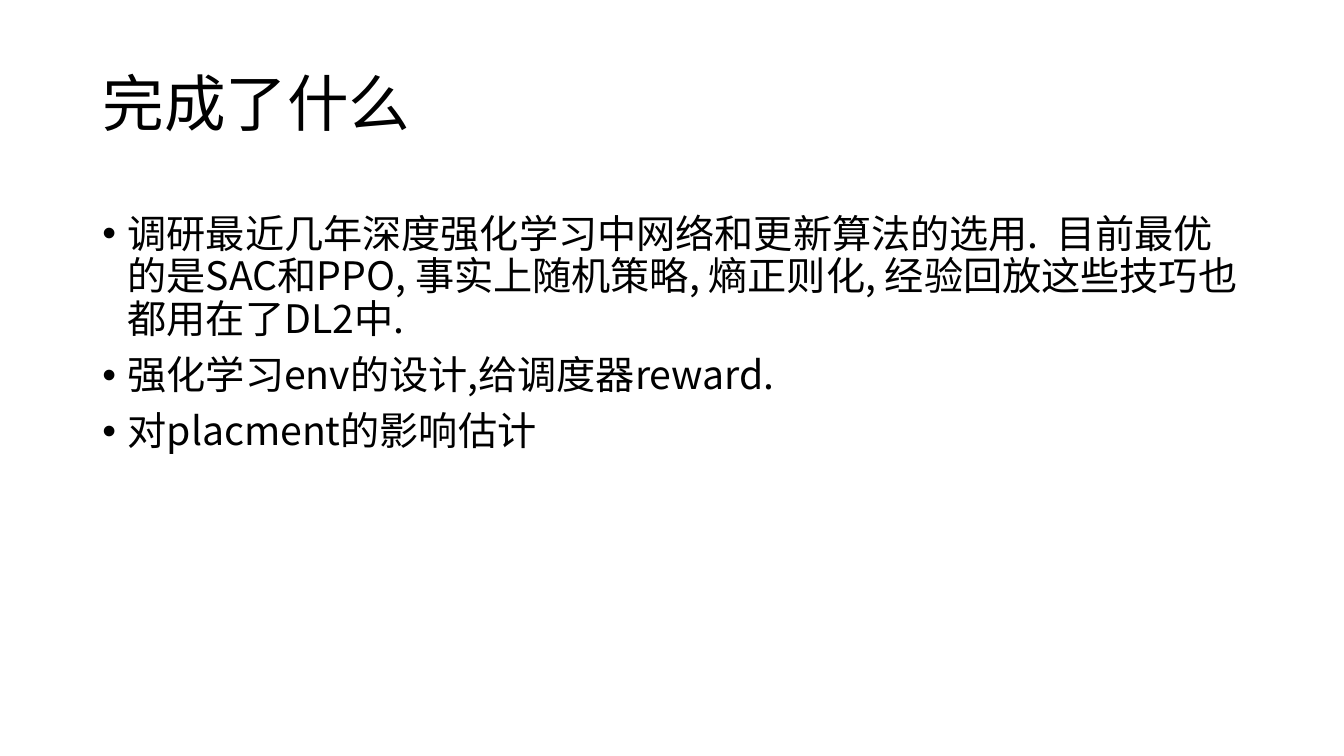
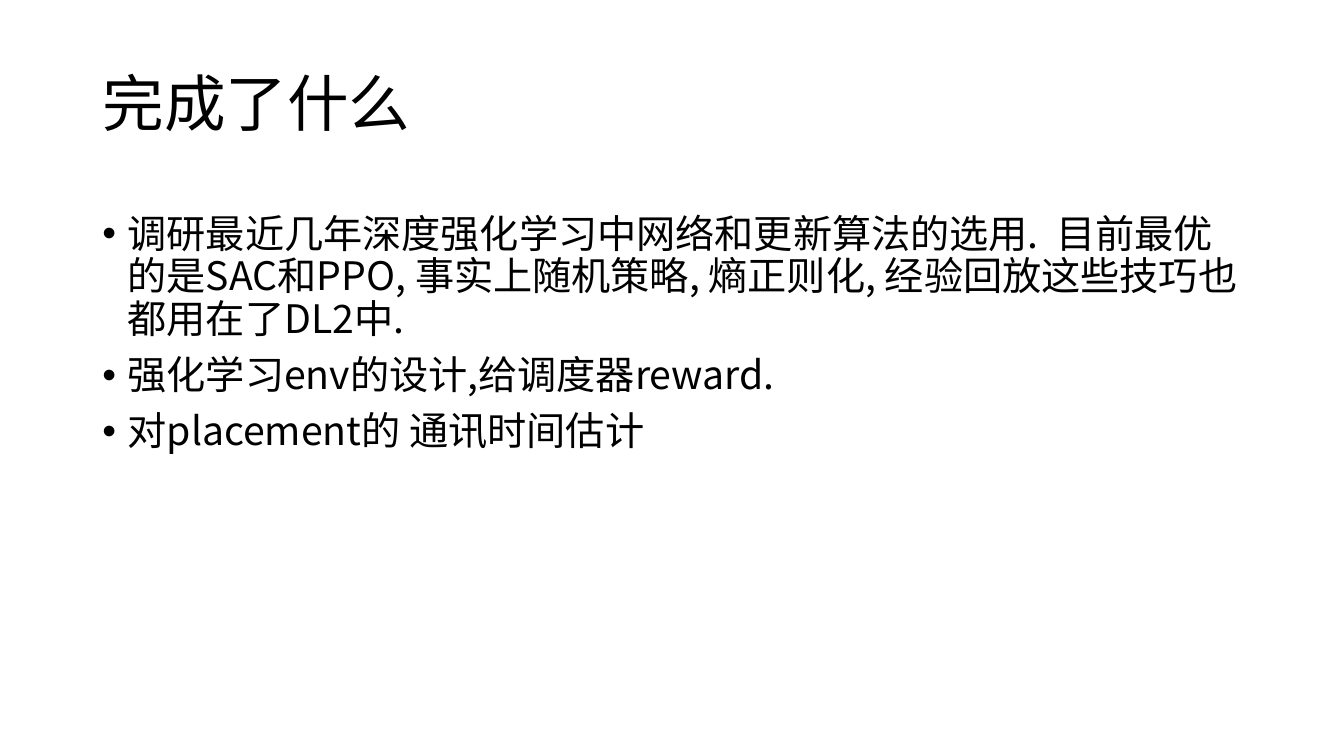
Before and after one commit to LukeLIN-web/distrubuted-ML-system, a slide deck: slide 2 of week report/8.18 report.pptx. Drawn at 1344x756 pixels with LibreOffice and Linux fonts; fonts in the diff are those of the drawing. Boxes give left, top, right and bottom in pixels: in the first picture for what was removed or moved away, otherwise in the second. Text is boxed around its words. In the diff, an @@ line names an element or a change of style, - is before the commit and + after.

```diff
--- a/week report/8.18 report.pptx
+++ b/week report/8.18 report.pptx
@@ text at [128, 412, 644, 454]: text changed @@
-• 对placment的影响估计
+• 对placement的 通讯时间估计
```
Also in this commit, not shown: 3 other slides changed, 1 slide added, 2 slides removed, 4 other files.
